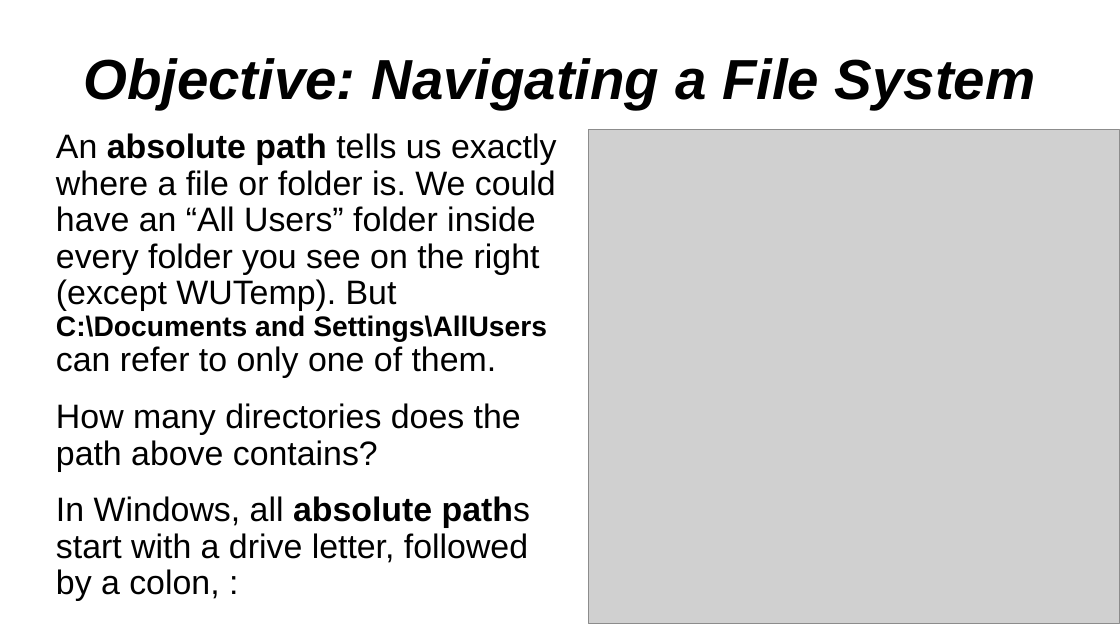
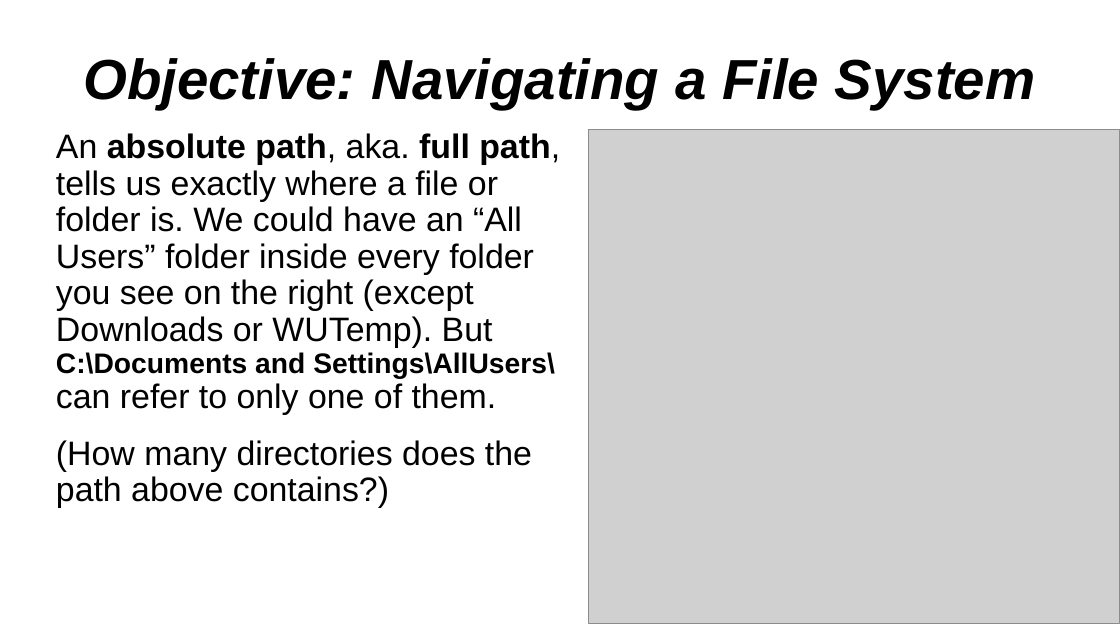
Before and after one commit to hunter-teacher-cert/summer-2020-topics-project-select-rw_tl-from-database, a slide deck: slide 4 of CLI-lesson/Navigating a File System.pptx. Drawn at 1120x630 pixels with LibreOffice and Linux fonts; fonts in the diff are those of the drawing; grey boxes stand for pictures. Boxes give left, top, right and bottom in pixels: in the first picture for what was removed or moved away, otherwise in the second. Text is boxed around its words. In the diff, an @@ line names an element or a change of style, - is before the commit and + after.

```diff
--- a/CLI-lesson/Navigating a File System.pptx
+++ b/CLI-lesson/Navigating a File System.pptx
@@ text at (x1=56, y1=133, x2=560, y2=508): text changed @@
-An absolute path tells us exactly where a file or folder is. We could have an “All Users” folder inside every folder you see on the right (except WUTemp). But
-C:\Documents and Settings\AllUsers
-can refer to only one of them.
-How many directories does the path above contains?
-In Windows, all absolute paths start with a drive letter, followed by a colon, :
+An absolute path, aka. full path, tells us exactly where a file or folder is. We could have an “All Users” folder inside every folder you see on the right (except Downloads or WUTemp). But
+C:\Documents and Settings\AllUsers\
+can refer to only one of them.
+(How many directories does the path above contains?)
```
Also in this commit, not shown: 1 other slide changed, 2 slides added, 3 other files.
